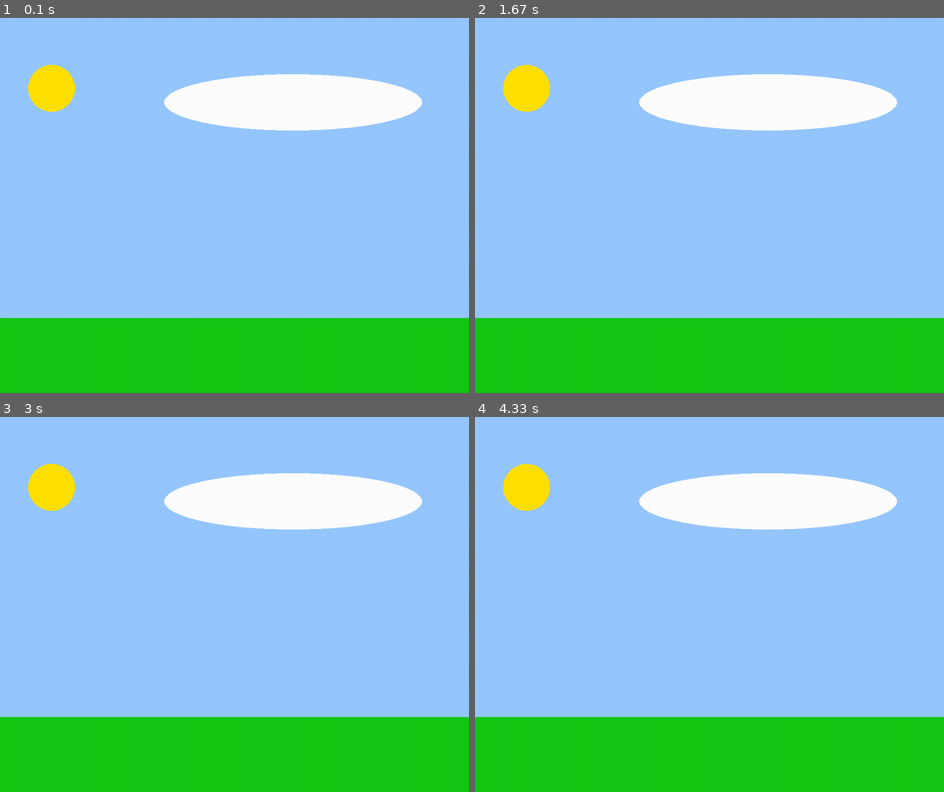
Above: before the commit, frames 1-4 (two rows, left to right).
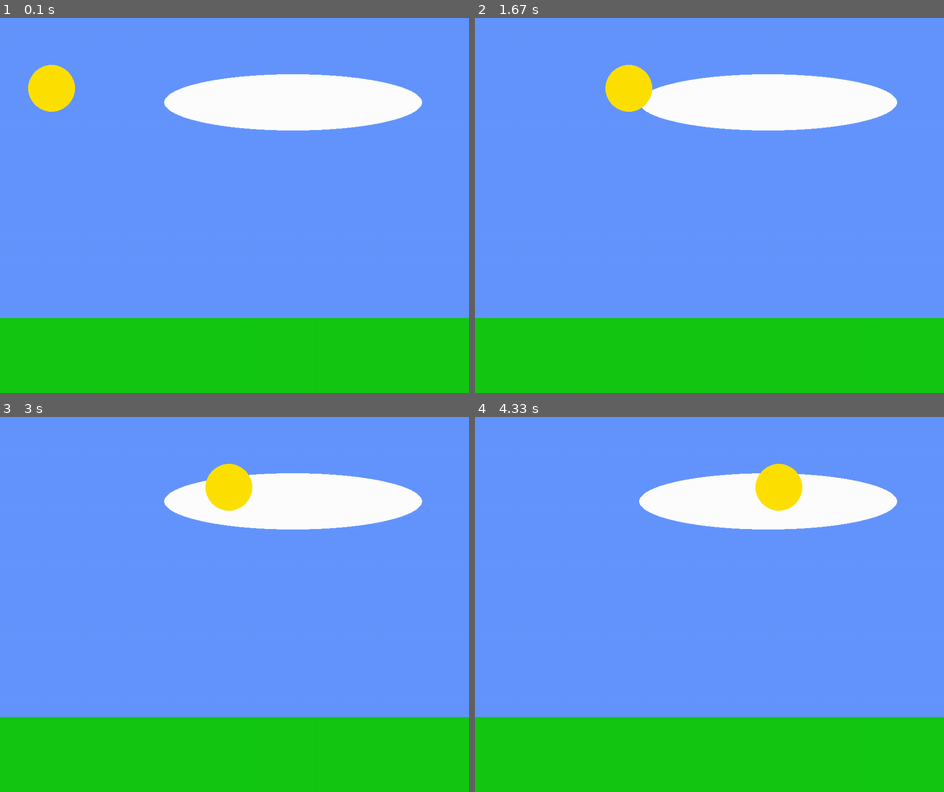
Above: after the commit, the same moments.

Repository: Roboticstristan/CompPhysics
Game: pygame game, started from Unit 1/BobRossDay.py
Two runs of this game, one before a commit and one after it. Both use one fixed random seed, a clock stepped at 60 frames per second and the inputs below.
Inputs:
- Up to frame 1 (0.1 s): no input
- Up to frame 2 (1.67 s): tap Space at 0.33 s
- Up to frame 3 (3 s): no input
- Up to frame 4 (4.33 s): no input

The runs differ from the first frame. In frame 1, 73% of the frame differs, in the area x 0-100%, y 0-80%; in frame 2, 74%; in frame 3, 74%; in frame 4, 74%.

Commit message:
my sun moves :)

Diff:
--- a/Unit 1/BobRossDay.py
+++ b/Unit 1/BobRossDay.py
@@ -10,18 +10,31 @@
 
 #creates the display window object with the given width and heights
 canvas = pygame.display.set_mode((screenW,screenH))
-canvas.fill((150,200,255))
+canvas.fill((100,150,255))
+posx = 0
+posy = 0
 x = pygame.draw.rect(canvas,(20,200,20),(0,0.8 * screenH,screenW,0.2 * screenH))
-pygame.draw.circle(canvas,(255,225,0),(screenH*0.2 -50,screenW*0.15),50,50)
+sun = pygame.draw.circle(canvas,(255,225,0),(screenH*0.2 -50,screenW*0.15),50,50)
 pygame.draw.ellipse(canvas,(255,255,255), (screenW * 0.35,0.15 * screenH, screenW * 0.55, 0.15 * screenH))
 pygame.display.flip()
-
 
 run = True
 while run:
     for i in pygame.event.get():
         if i.type ==pygame.QUIT:
             run = False
+        if i.type == pygame.KEYDOWN:
+            if i.key == pygame.K_SPACE :
+                while sun.centerx != screenW - sun.width/2:
+                    rate = 2
+                    canvas.fill((100,150,255))
+                    posx = sun.centerx + rate
+                    posy = sun.centery
+                    pygame.draw.ellipse(canvas,(255,255,255), (screenW * 0.35,0.15 * screenH, screenW * 0.55, 0.15 * screenH))
+                    x = pygame.draw.rect(canvas,(20,200,20),(0,0.8 * screenH,screenW,0.2 * screenH))
+                    sun = pygame.draw.circle(canvas, (255,225,0), (posx, posy), 50)
+                    pygame.display.flip()
+
 
 pygame.quit()
 exit()
Empty file added: learning pygame with snake/snake.py
Not shown, added: .DS_Store
